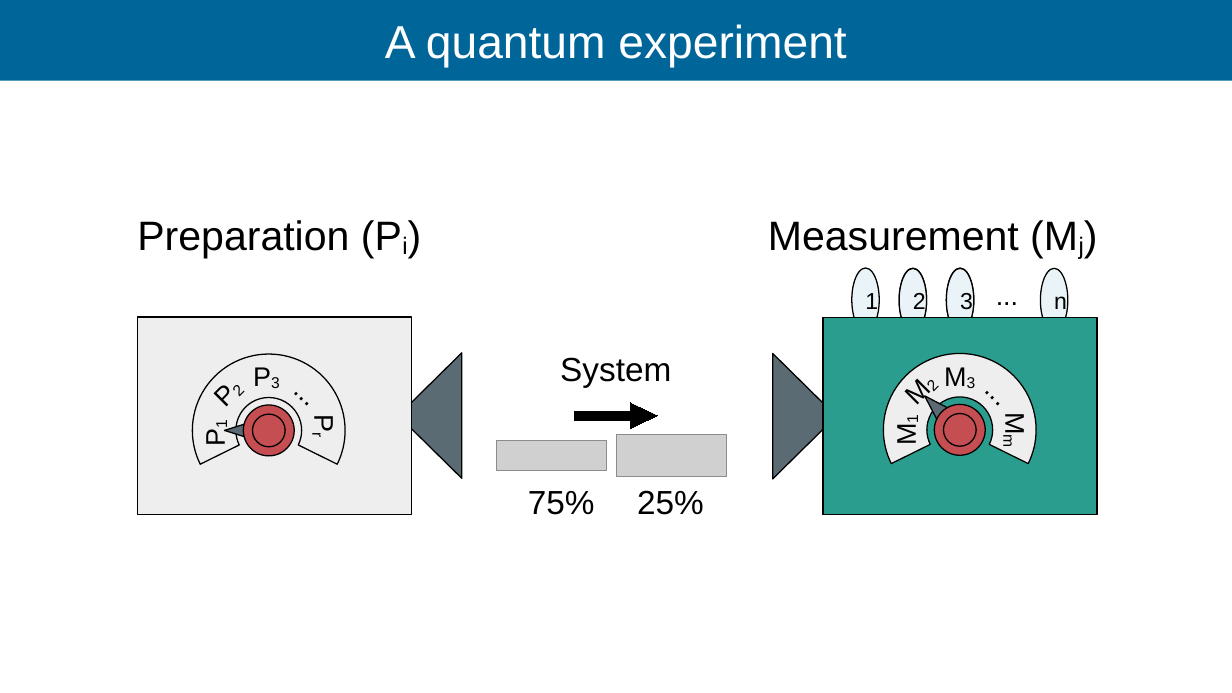
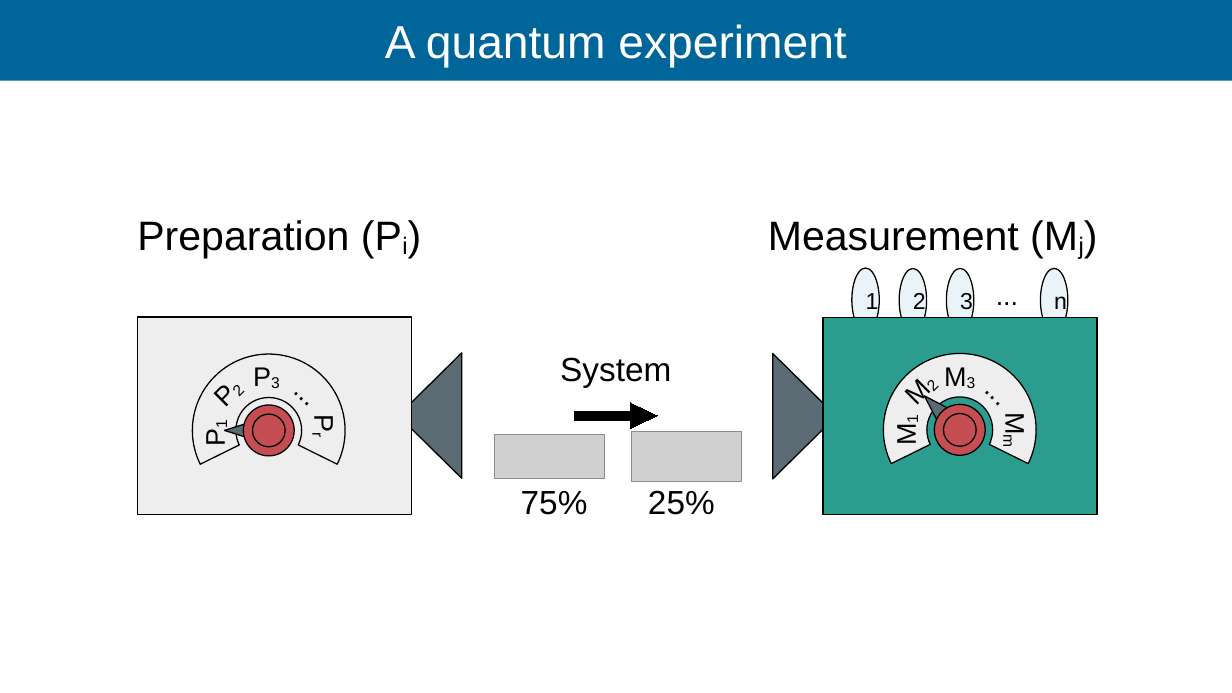
Before and after one commit to Ismaele-vincent/PhD, a slide deck: slide 51 of 2026/Talks/ILL Seminar/ILL seminar 2026 ver2.odp. Drawn at 1232x693 pixels with LibreOffice and Linux fonts; fonts in the diff are those of the drawing; grey boxes stand for pictures; background and template pictures are left out. Boxes give left, top, right and bottom in pixels: in the first picture for what was removed or moved away, otherwise in the second. Text is boxed around its words. In the diff, an @@ line names an element or a change of style, - is before the commit and + after.

```diff
--- a/2026/Talks/ILL Seminar/ILL seminar 2026 ver2.odp
+++ b/2026/Talks/ILL Seminar/ILL seminar 2026 ver2.odp
@@ picture: place and size @@
-picture at (497, 441, 607, 471)
+picture at (494, 434, 604, 478)
@@ picture: place and size @@
-picture at (617, 435, 727, 477)
+picture at (631, 431, 741, 482)
@@ text "75%": place and size @@
-text "75%" at (528, 491, 595, 515)
+text "75%" at (521, 491, 588, 515)
@@ text "25%": place and size @@
-text "25%" at (637, 490, 704, 515)
+text "25%" at (648, 490, 715, 515)
```
Also in this commit, not shown: 20 other slides changed, 16 slides added, 5 slides removed, 4 other files.
